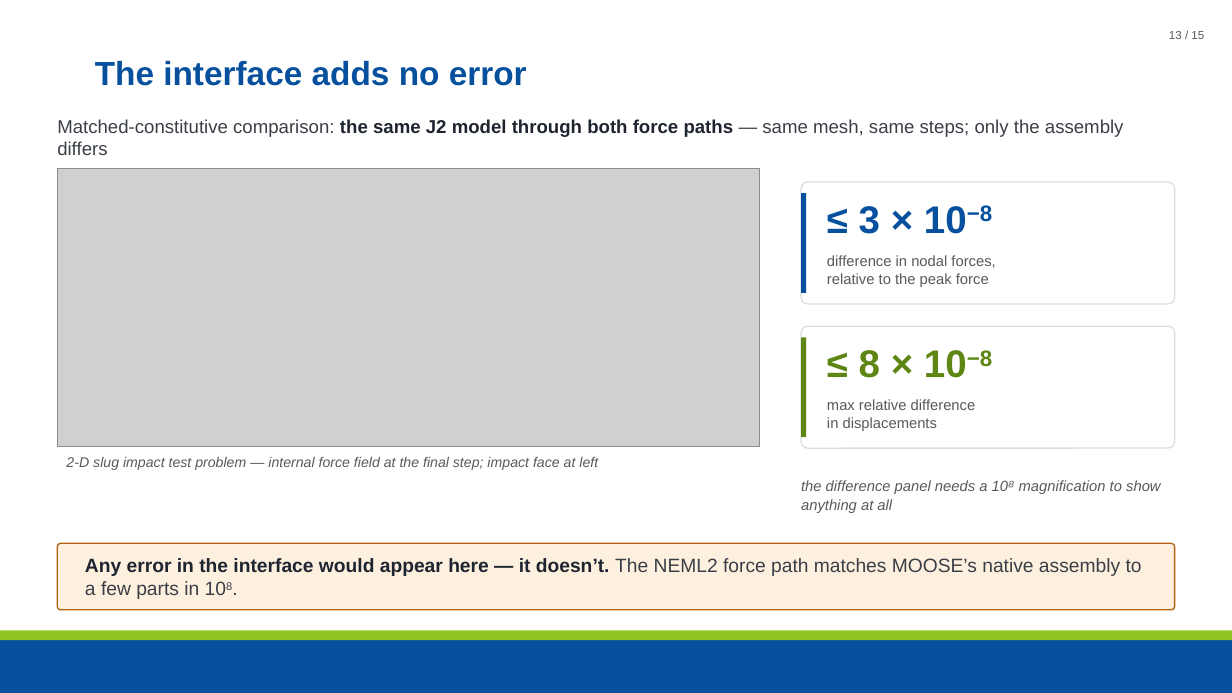
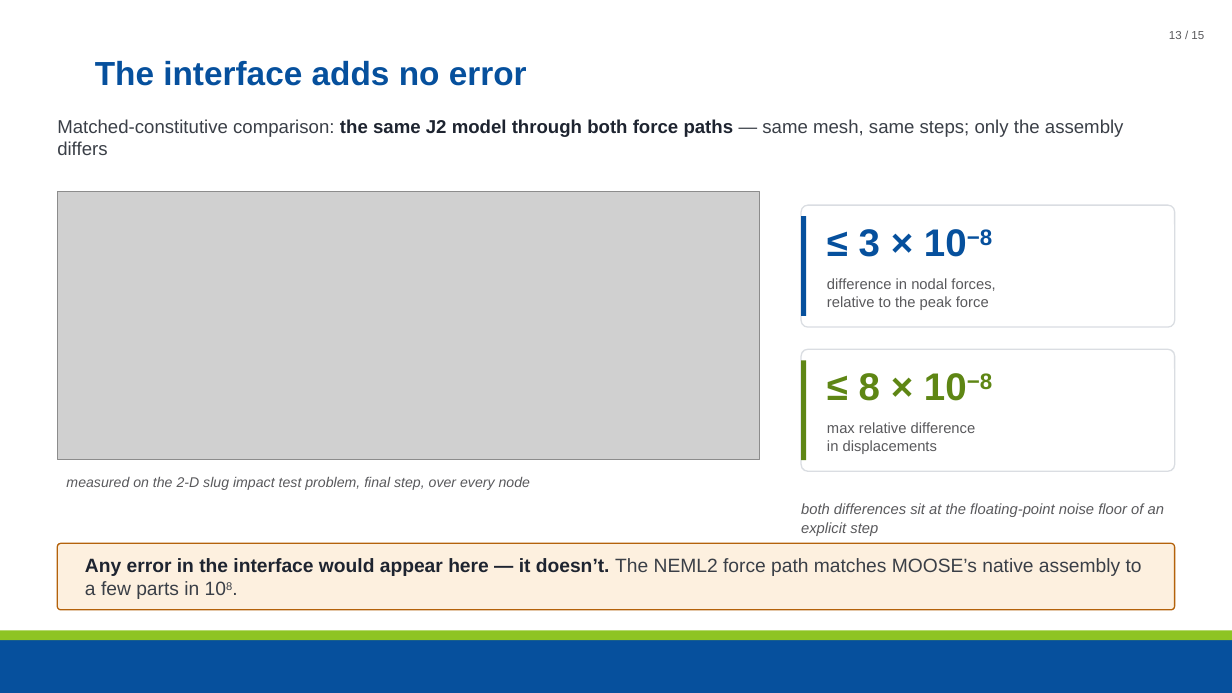
Before and after one commit to maxnezdyur/marlin, a slide deck: slide 13 of examples/impact/slide_assets/WCCM_NEML2_explicit_dynamics_v2.pptx. Drawn at 1232x693 pixels with LibreOffice and Linux fonts; fonts in the diff are those of the drawing; grey boxes stand for pictures; background and template pictures are left out. Boxes give left, top, right and bottom in pixels: in the first picture for what was removed or moved away, otherwise in the second. Text is boxed around its words. In the diff, an @@ line names an element or a change of style, - is before the commit and + after.

```diff
--- a/examples/impact/slide_assets/WCCM_NEML2_explicit_dynamics_v2.pptx
+++ b/examples/impact/slide_assets/WCCM_NEML2_explicit_dynamics_v2.pptx
@@ picture: place and size @@
-picture at [57,168,760,446]
+picture at [57,191,760,459]
@@ 4 texts, 2 rectangles, 2 rounded rectangles: place and size @@
-4 texts, 2 rectangles, 2 rounded rectangles at [801,182,1175,448]
+4 texts, 2 rectangles, 2 rounded rectangles at [801,205,1175,471]
@@ text at [66,477,530,490]: text changed @@
-2-D slug impact test problem — internal force field at the final step; impact face at left
+measured on the 2-D slug impact test problem, final step, over every node
@@ text at [801,503,1164,536]: text changed @@
-the difference panel needs a 10⁸ magnification to show anything at all
+both differences sit at the floating-point noise floor of an explicit step
```
Also in this commit, not shown: 2 other files.
